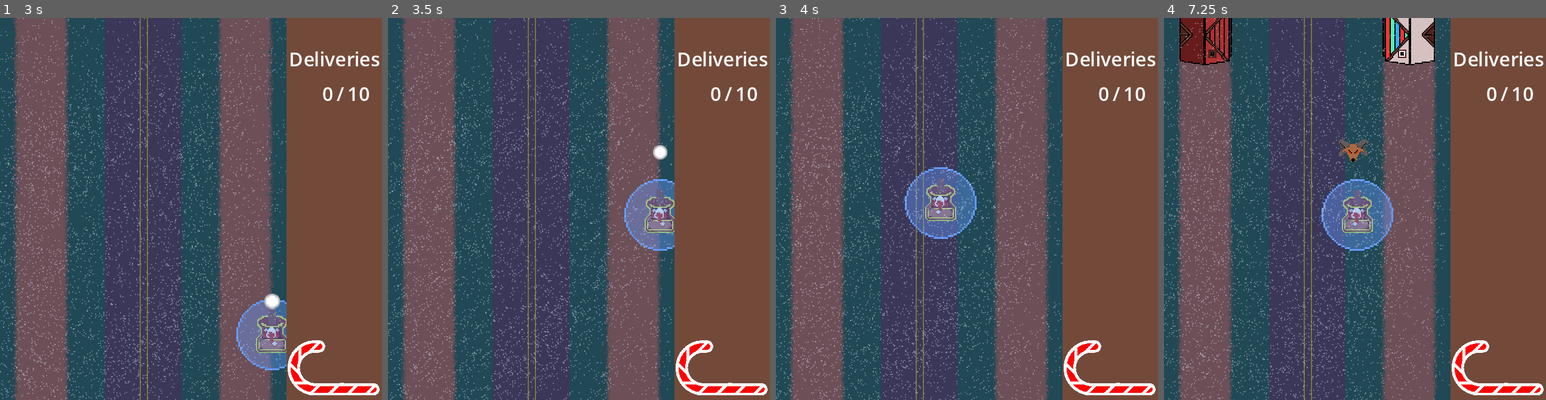
Above: before the commit, frames 1-4 (left to right).
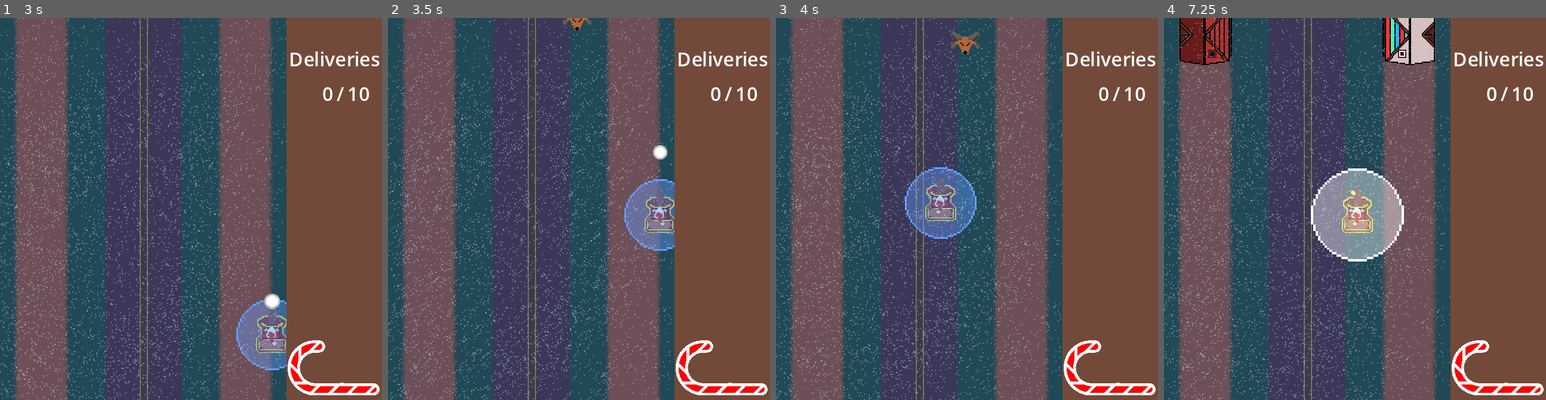
Above: after the commit, the same moments.

Repository: Zoidmania/gdex-2023-winter
Game: Godot game, scene res://stages/stage_north_america.tscn
The game is run twice, just before and just after one commit, with the same random seed, the same clock (stepped at 60 frames per second) and the same inputs. The engine's default icon, where the game draws it, is replaced by a stand-in: a white triangle on a blue panel in a dark square.
Inputs:
- Up to frame 1 (3 s): tap Enter at 0.5 s; hold Right (santa_move_right) 0.53-1.28 s; hold Shift (santa_land_or_take_off) 0.53-1.28 s; hold Down (santa_move_down) 1.28-2.03 s; tap Space (santa_shoot) at 1.35, 2.85 s; hold Right (santa_move_right) 2.03-2.78 s; hold Shift (santa_land_or_take_off) 2.03-2.78 s; hold Up (santa_move_up) from 2.78 s (still down)
- Up to frame 2 (3.5 s): keep holding Up (santa_move_up)
- Up to frame 3 (4 s): release Up (santa_move_up) at 3.53 s; hold Left (santa_move_left) from 3.53 s (still down); hold Shift (santa_land_or_take_off) from 3.53 s (still down)
- Up to frame 4 (7.25 s): release Shift (santa_land_or_take_off) at 4.28 s; tap Space (santa_shoot) at 4.35, 5.85 s; release Left (santa_move_left) at 5.03 s; hold Down (santa_move_down) 5.03-5.78 s; hold Shift (santa_land_or_take_off) 5.03-5.78 s; hold Right (santa_move_right) 5.78-6.53 s; hold Up (santa_move_up) from 6.53 s (still down); hold Shift (santa_land_or_take_off) from 6.53 s (still down)

Frame 1 is identical in both runs. In frame 2, 0.1% of the frame differs, in the area x 45-54%, y 0-4%; in frame 3, 0.3%; in frame 4, 4.8%, in the area x 38-63%, y 31-64%.

Commit message:
tweak stage 1 timers

Diff:
--- a/src/stages/stage_na_enemy_generator.tscn
+++ b/src/stages/stage_na_enemy_generator.tscn
@@ -11,7 +11,7 @@
 black_goat_scene = ExtResource("4_1ywwr")
 
 [node name="GreyGoatTimer" type="Timer" parent="." index="1" groups=["timer"]]
-wait_time = 4.0
+wait_time = 3.0
 one_shot = true
 autostart = true
 
